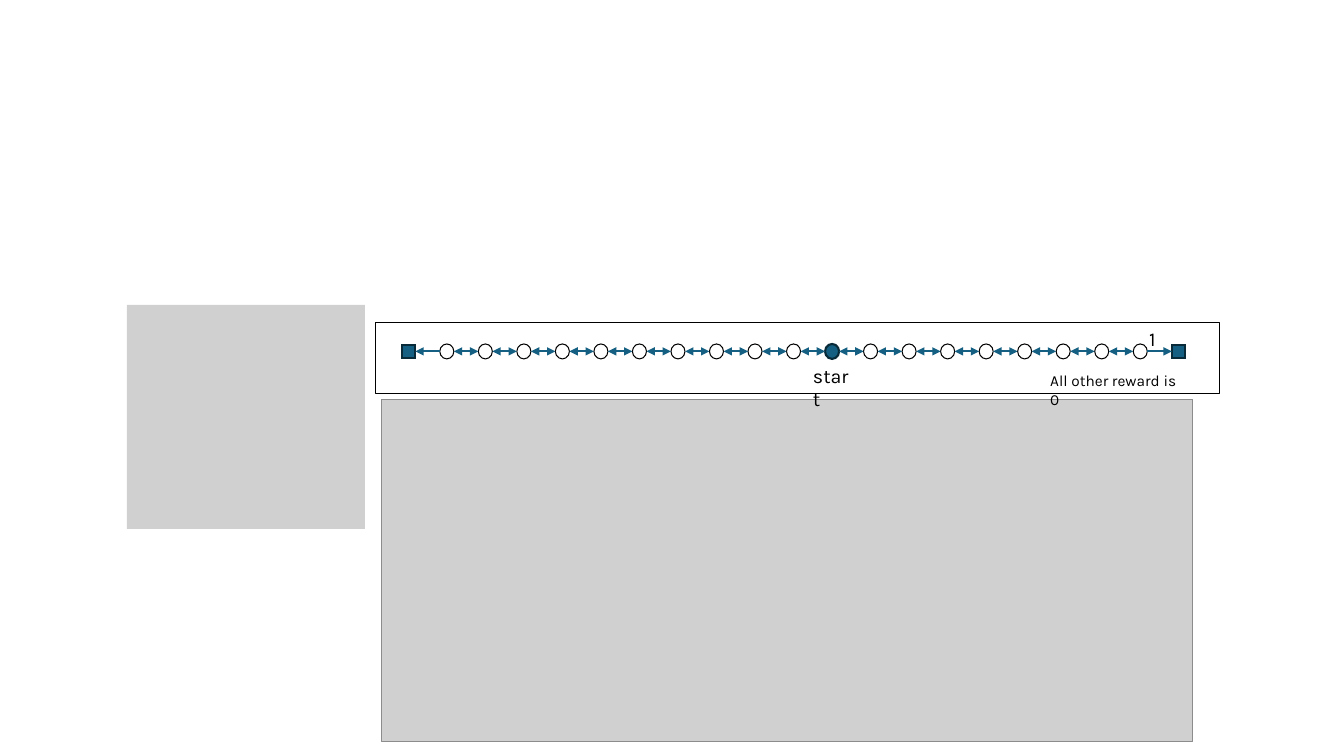
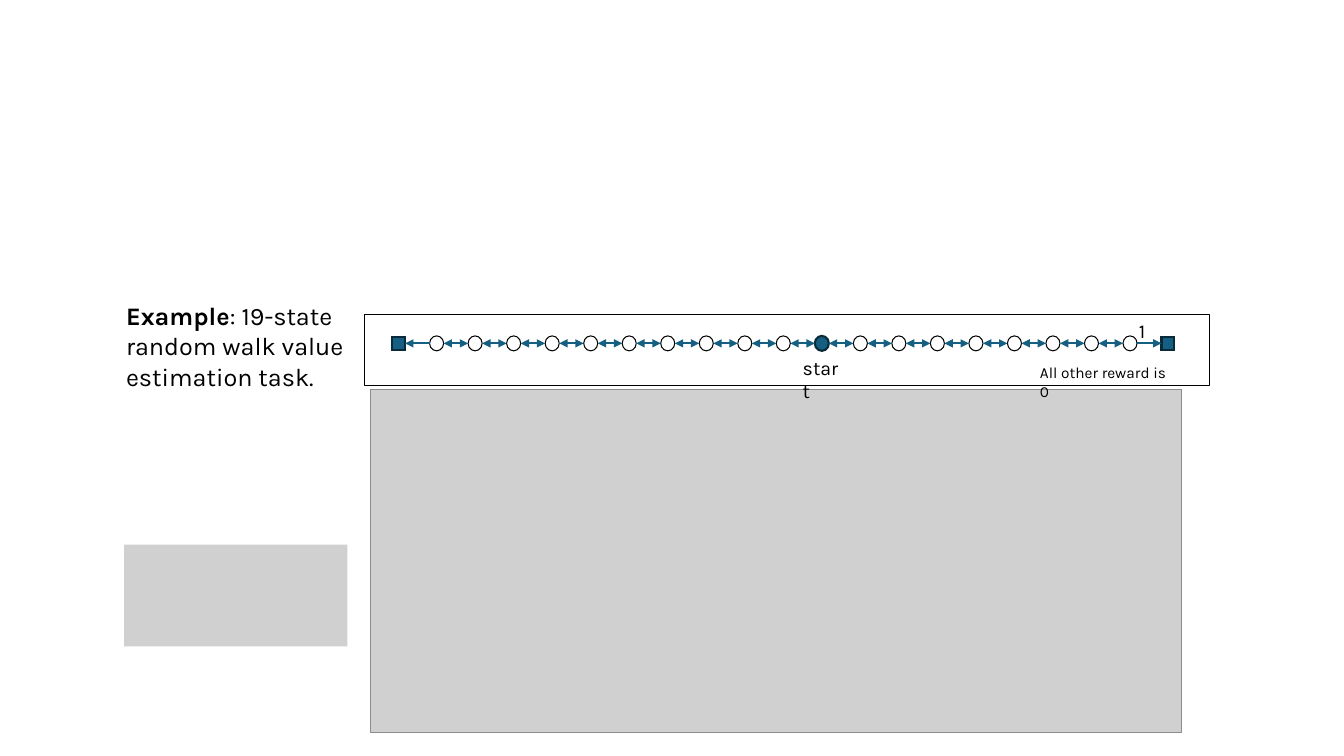
Before and after one commit to mhahsler/Introduction_to_Reinforcement_Learning, a slide deck: slide 9 of slides/Lecture_Chapter12.pptx. Drawn at 1344x756 pixels with LibreOffice and Linux fonts; fonts in the diff are those of the drawing; grey boxes stand for pictures. Boxes give left, top, right and bottom in pixels: in the first picture for what was removed or moved away, otherwise in the second. Text is boxed around its words. In the diff, an @@ line names an element or a change of style, - is before the commit and + after.

```diff
--- a/slides/Lecture_Chapter12.pptx
+++ b/slides/Lecture_Chapter12.pptx
@@ text added at [126,307,344,387], 18 pt, text #000000 @@
+Example: 19-state random walk value estimation task.
@@ picture removed at [127,304,365,528] @@
@@ 19 ellipses, 18 double arrows, 3 texts, 3 rectangles, 2 arrows, 1 picture: place and size @@
-19 ellipses, 18 double arrows, 3 texts, 3 rectangles, 2 arrows, 1 picture at [375,323,1220,742]
+19 ellipses, 18 double arrows, 3 texts, 3 rectangles, 2 arrows, 1 picture at [365,315,1210,733]
@@ picture added at [124,544,348,646] @@
```
Also in this commit, not shown: 1 other slide changed, 1 other file.
